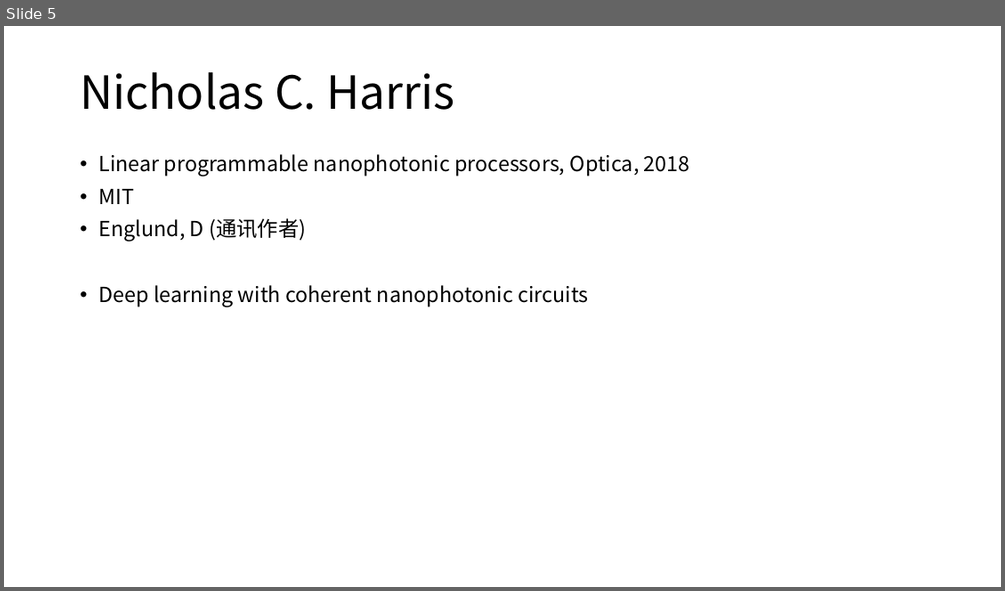
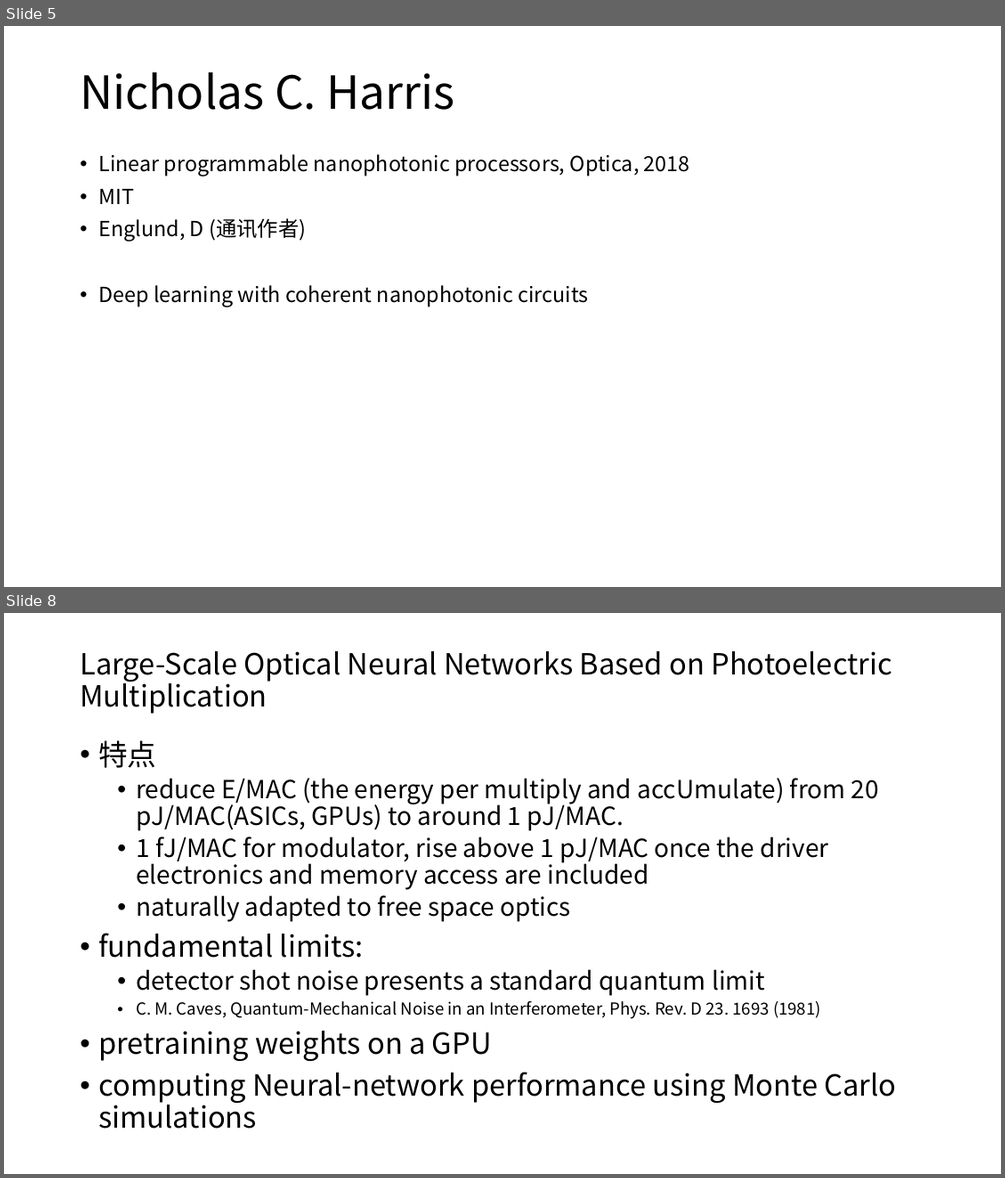
Before and after one commit to lucaschang95/DiscussionWithLin, a slide deck: 20190918 - 光芯片深度学习调研.pptx. Shown one above the other, each under a label of ours: slide 5 before the commit, slides 5 and 8 after it; the slides between them are not shown. The pictures are 1005x591 and 1005x1178 pixels, drawn with LibreOffice and Linux fonts; fonts in the diff are those of the drawing. Boxes give left, top, right and bottom in pixels: in the first picture for what was removed or moved away, otherwise in the second. Text is boxed around its words. In the diff, an @@ line names an element or a change of style, - is before the commit and + after.

```diff
--- a/20190918 - 光芯片深度学习调研.pptx
+++ b/20190918 - 光芯片深度学习调研.pptx
@@ slide 8 added at (x1=4, y1=613, x2=1001, y2=1174), background #FFFFFF @@
@@ title added at (x1=80, y1=651, x2=891, y2=714), 28 pt, text #000000 @@
+Large-Scale Optical Neural Networks Based on Photoelectric Multiplication
@@ text added at (x1=98, y1=740, x2=896, y2=1128), 24 pt, text #000000 @@
+• 特点
+  • reduce E/MAC (the energy per multiply and accUmulate) from 20 pJ/MAC(ASICs, GPUs) to around 1 pJ/MAC.
+  • 1 fJ/MAC for modulator, rise above 1 pJ/MAC once the driver electronics and memory access are included
+  • naturally adapted to free space optics
+• fundamental limits:
+  • detector shot noise presents a standard quantum limit
+  • C. M. Caves, Quantum-Mechanical Noise in an Interferometer, Phys. Rev. D 23. 1693 (1981)
+• pretraining weights on a GPU
+• computing Neural-network performance using Monte Carlo simulations
```
Also in this commit, not shown: 3 slides changed, 3 other slides added.
